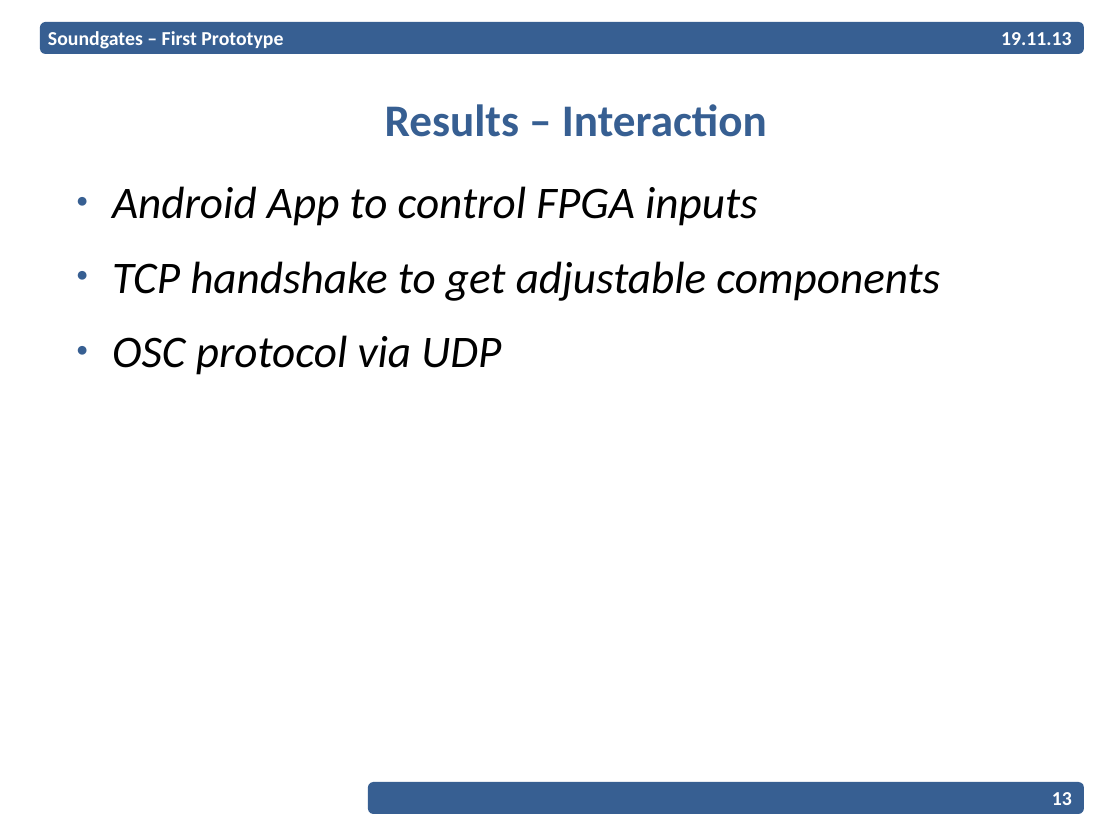
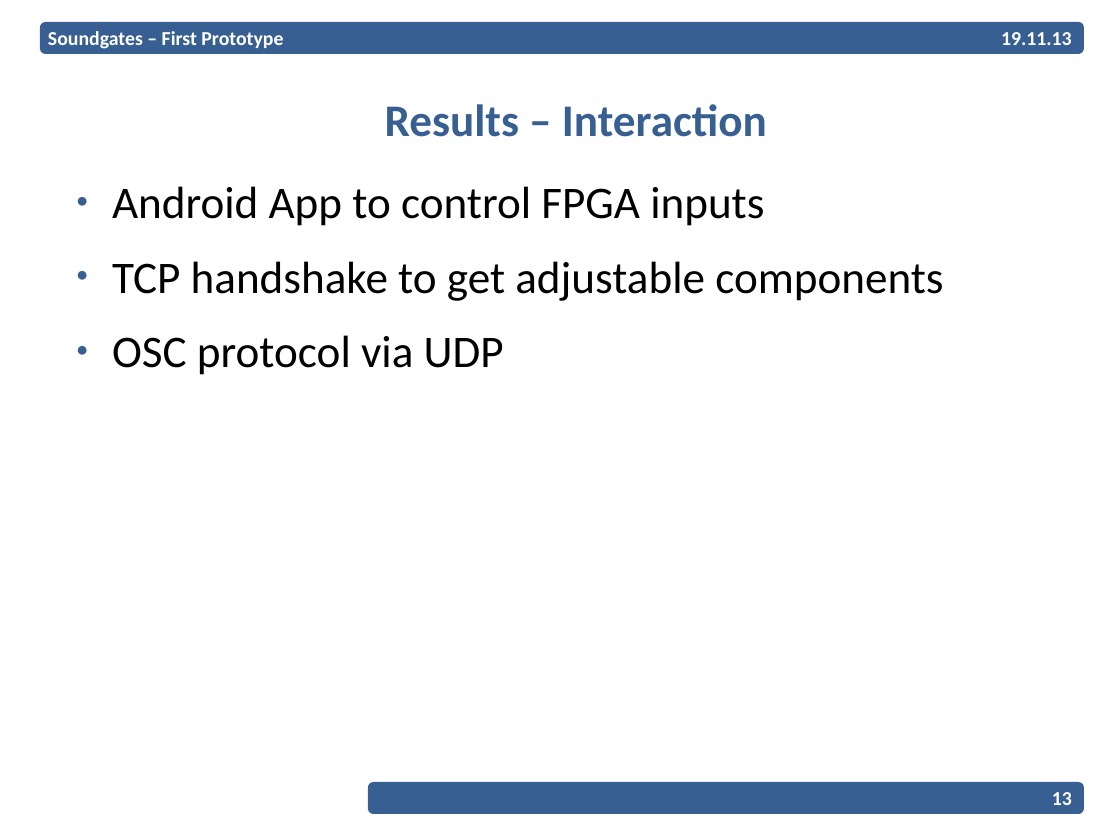
Before and after one commit to EPiCS/soundgates, a slide deck: slide 13 of documents/milestone1-2-presentation/Presentation.odp. Drawn at 1120x840 pixels with LibreOffice and Linux fonts; fonts in the diff are those of the drawing; background and template pictures are left out. Boxes give left, top, right and bottom in pixels: in the first picture for what was removed or moved away, otherwise in the second. Text is boxed around its words. In the diff, an @@ line names an element or a change of style, - is before the commit and + after.

```diff
--- a/documents/milestone1-2-presentation/Presentation.odp
+++ b/documents/milestone1-2-presentation/Presentation.odp
@@ text "Android App to control FPGA ..." at (112,186,943,375): italic off @@
```
Also in this commit, not shown: 8 other slides changed, 1 slide added.
